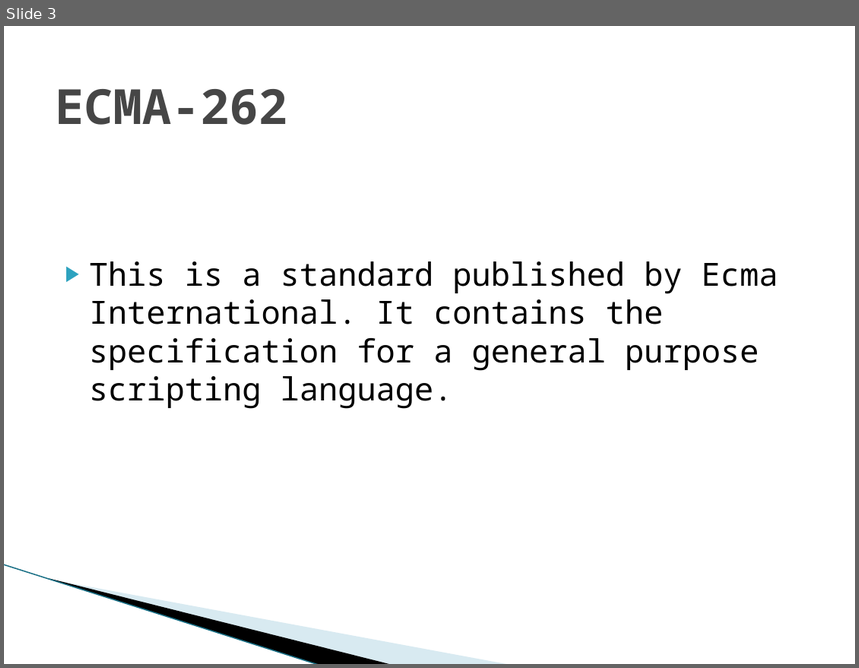
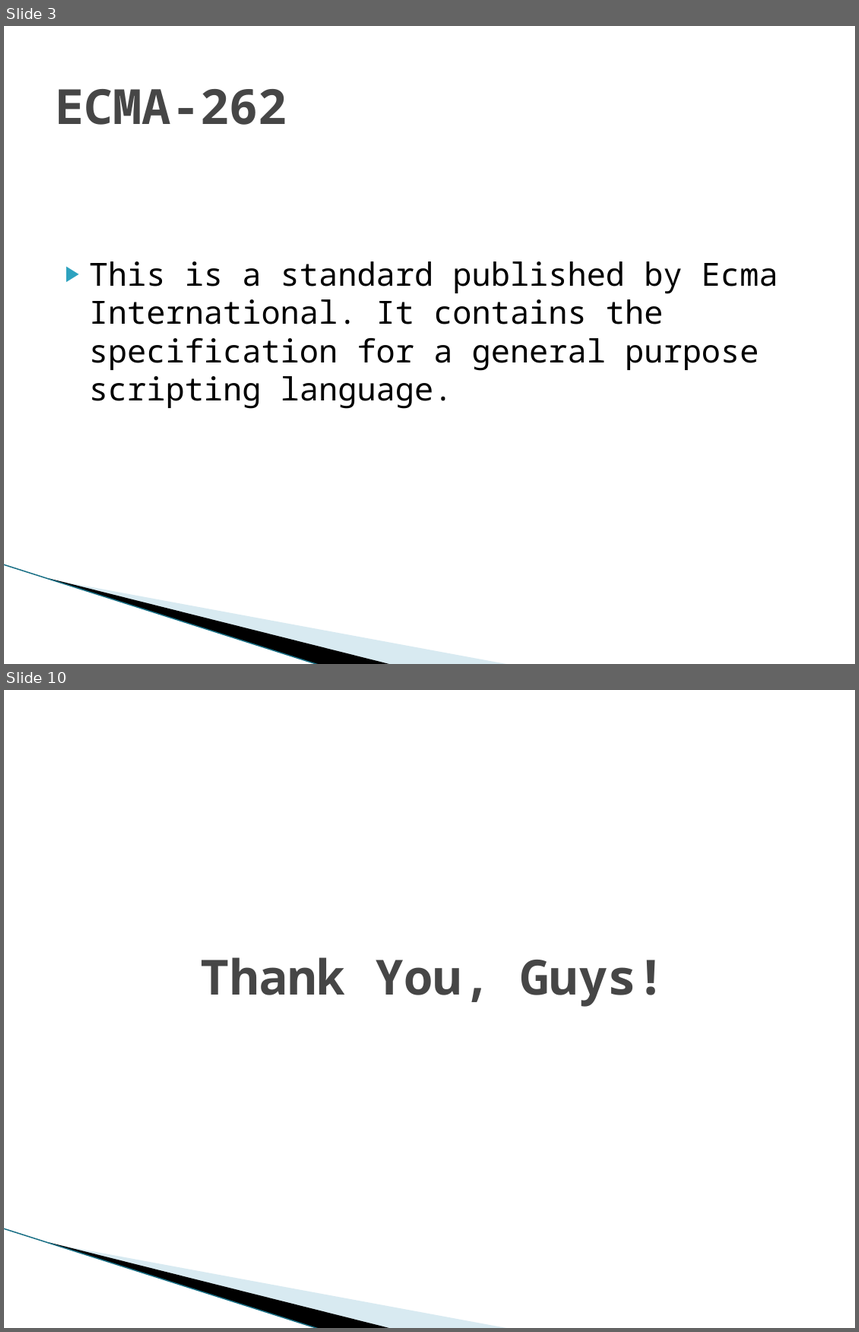
Before and after one commit to green-fox-academy/szapszap, a slide deck: Week03/day-04/ECMAScript.pptx. Shown one above the other, each under a label of ours: slide 3 before the commit, slides 3 and 10 after it; the slides between them are not shown. The pictures are 859x668 and 859x1332 pixels, drawn with LibreOffice and Linux fonts; fonts in the diff are those of the drawing; background and template pictures are left out. Boxes give left, top, right and bottom in pixels: in the first picture for what was removed or moved away, otherwise in the second. Text is boxed around its words. In the diff, an @@ line names an element or a change of style, - is before the commit and + after.

```diff
--- a/Week03/day-04/ECMAScript.pptx
+++ b/Week03/day-04/ECMAScript.pptx
@@ slide 10 added at bbox=[4, 690, 855, 1328], background #FFFFFF; not listed: 3 template elements that a slide beside it also shows @@
@@ title added at bbox=[201, 958, 666, 1007], 41 pt, text #464646, bold @@
+Thank You, Guys!
```
Also in this commit, not shown: 6 other slides added, 1 slide removed, 5 other files.
